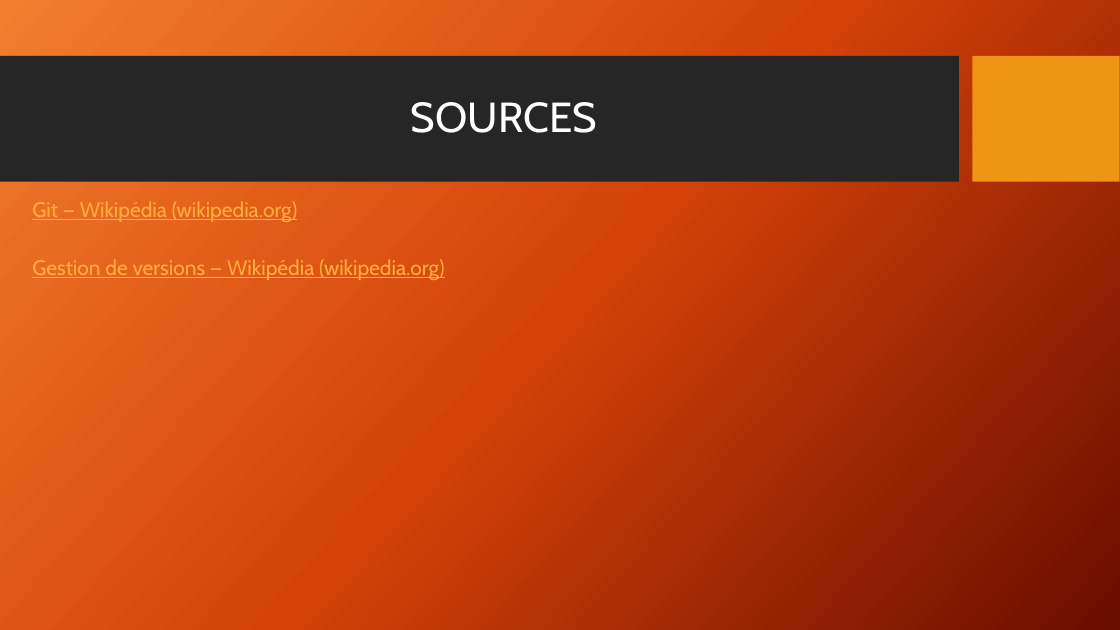
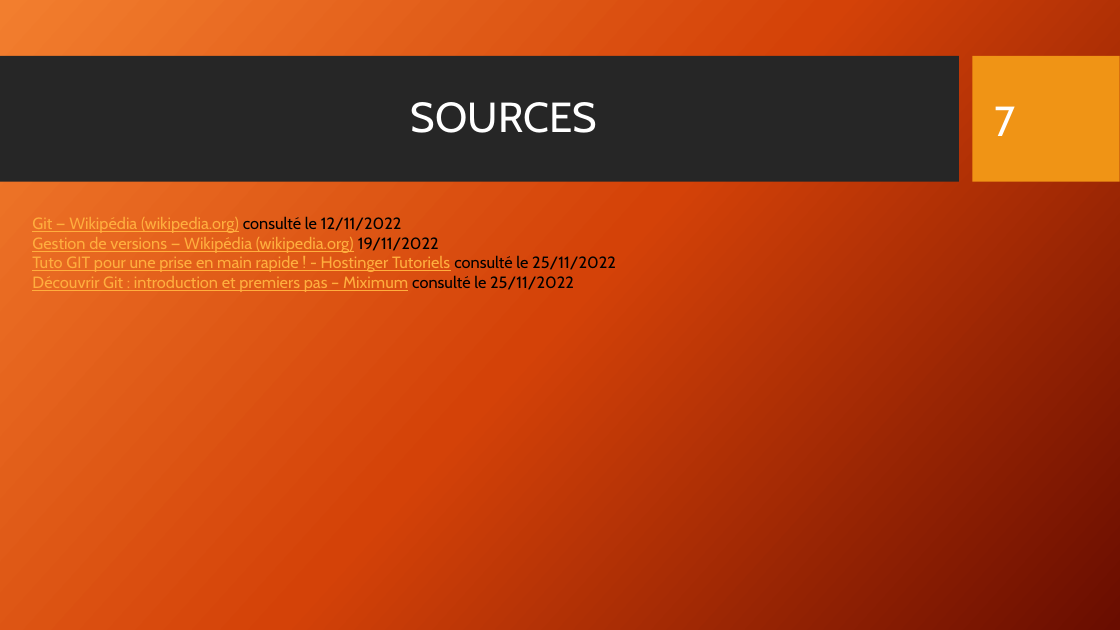
Before and after one commit to Math-Alex83/Expos-_git_cda_2210, a slide deck: slide 7 of Présentation_Git_CDA_2210.pptx. Drawn at 1120x630 pixels with LibreOffice and Linux fonts; fonts in the diff are those of the drawing; background and template pictures are left out. Boxes give left, top, right and bottom in pixels: in the first picture for what was removed or moved away, otherwise in the second. Text is boxed around its words. In the diff, an @@ line names an element or a change of style, - is before the commit and + after.

```diff
--- a/Présentation_Git_CDA_2210.pptx
+++ b/Présentation_Git_CDA_2210.pptx
@@ page number added at (994, 106, 1015, 136), 36 pt, text #FFFFFF @@
+7
@@ text removed at (32, 201, 297, 222) @@
-Git — Wikipédia (wikipedia.org)
@@ text at (32, 216, 616, 292): text changed; size 18 to 14 pt @@
-Gestion de versions — Wikipédia (wikipedia.org)
+Git — Wikipédia (wikipedia.org) consulté le 12/11/2022
+Gestion de versions — Wikipédia (wikipedia.org) 19/11/2022
+Tuto GIT pour une prise en main rapide ! - Hostinger Tutoriels consulté le 25/11/2022
+Découvrir Git : introduction et premiers pas – Miximum consulté le 25/11/2022
```
Also in this commit, not shown: 6 other slides changed, 1 slide added, 2 other files.
